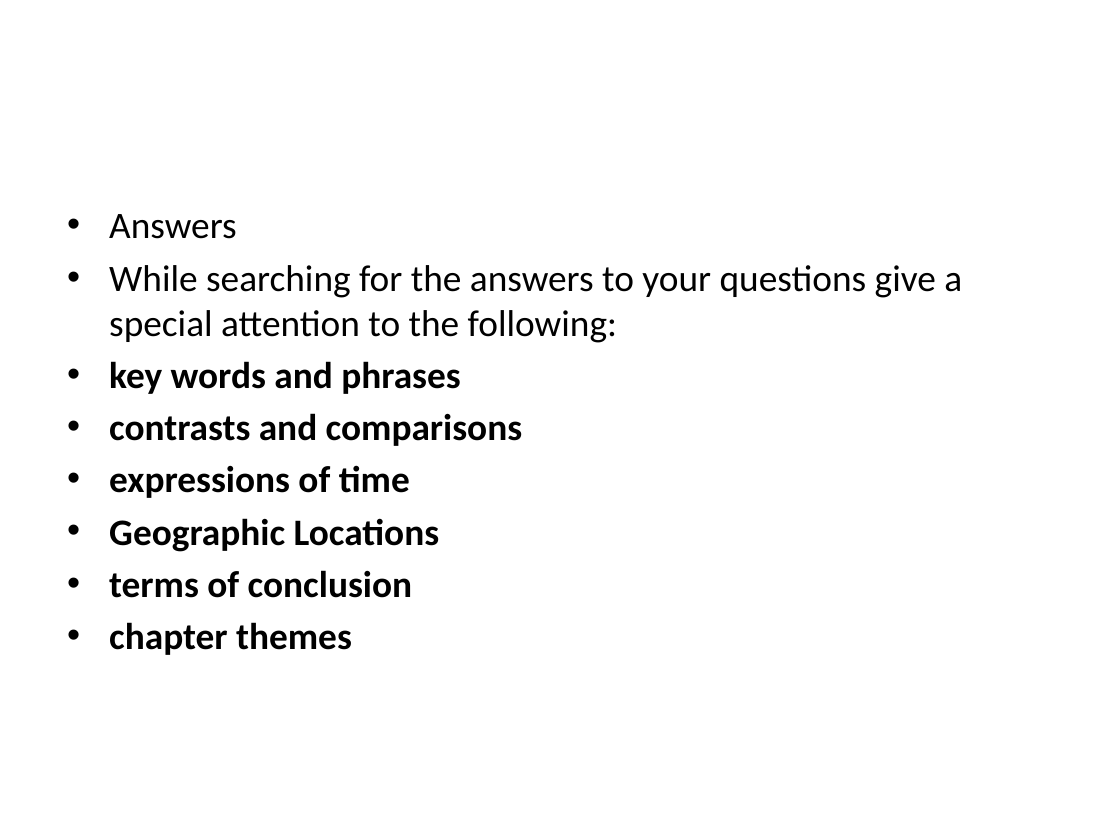
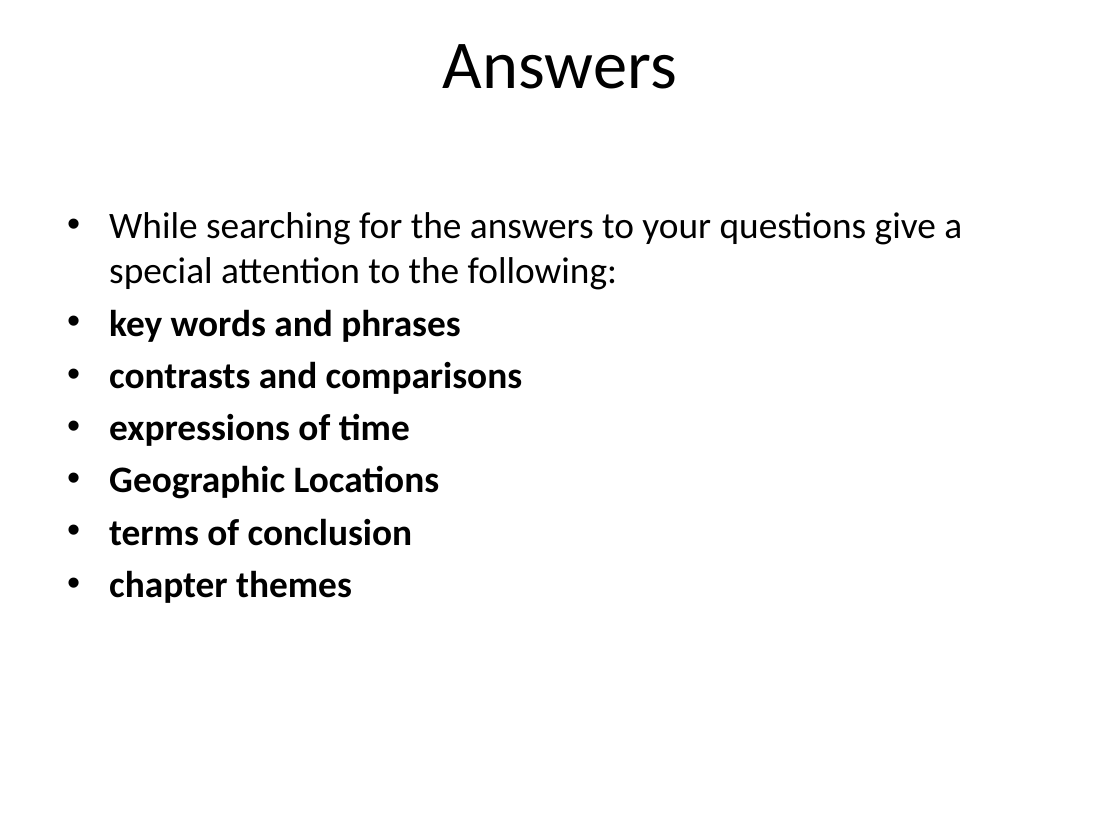
Before and after one commit to mutanganajoseph/Documents, a slide deck: slide 111 of auca/sem-1/intro-to-bible-study/1 intro to Bible study Notes.pptx. Drawn at 1120x840 pixels with LibreOffice and Linux fonts; fonts in the diff are those of the drawing. Boxes give left, top, right and bottom in pixels: in the first picture for what was removed or moved away, otherwise in the second. Text is boxed around its words. In the diff, an @@ line names an element or a change of style, - is before the commit and + after.

```diff
--- a/auca/sem-1/intro-to-bible-study/1 intro to Bible study Notes.pptx
+++ b/auca/sem-1/intro-to-bible-study/1 intro to Bible study Notes.pptx
@@ title added at [443,44,677,89], 44 pt, text #000000 @@
+Answers
@@ text at [109,214,237,239]: paragraph removed @@
-• Answers
```
Also in this commit, not shown: 3 other slides changed, 6 other files.
